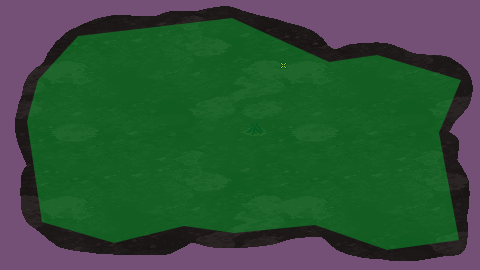
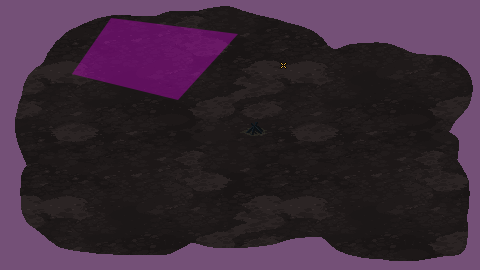
Two versions of the same layered image (480 x 270). Layer-by-layer changes:
added layer "Hopeless" (30%) in group "Areas" over [72, 18, 238, 100]
hid "Walk area" over [27, 18, 461, 250]
